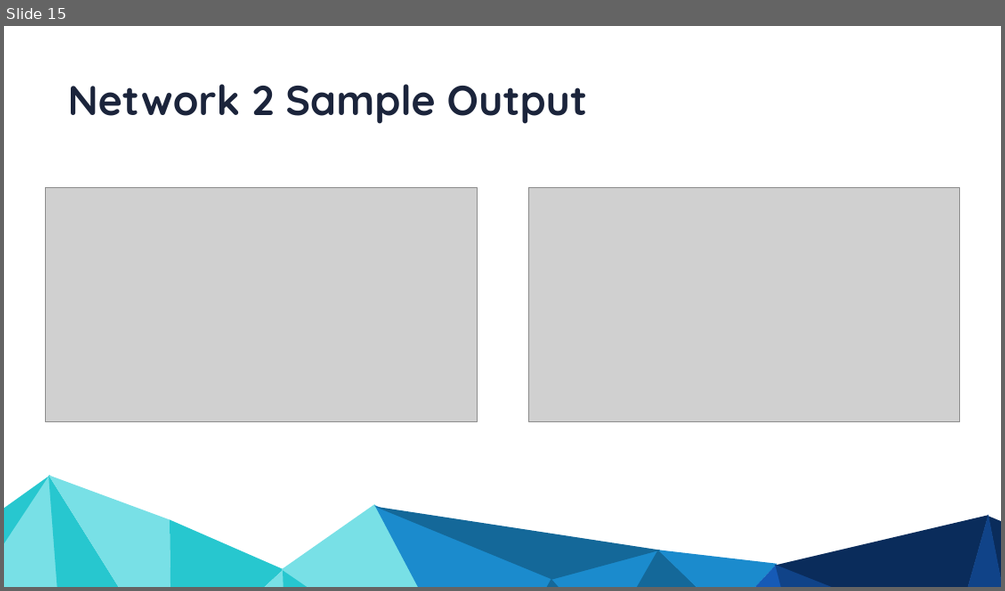
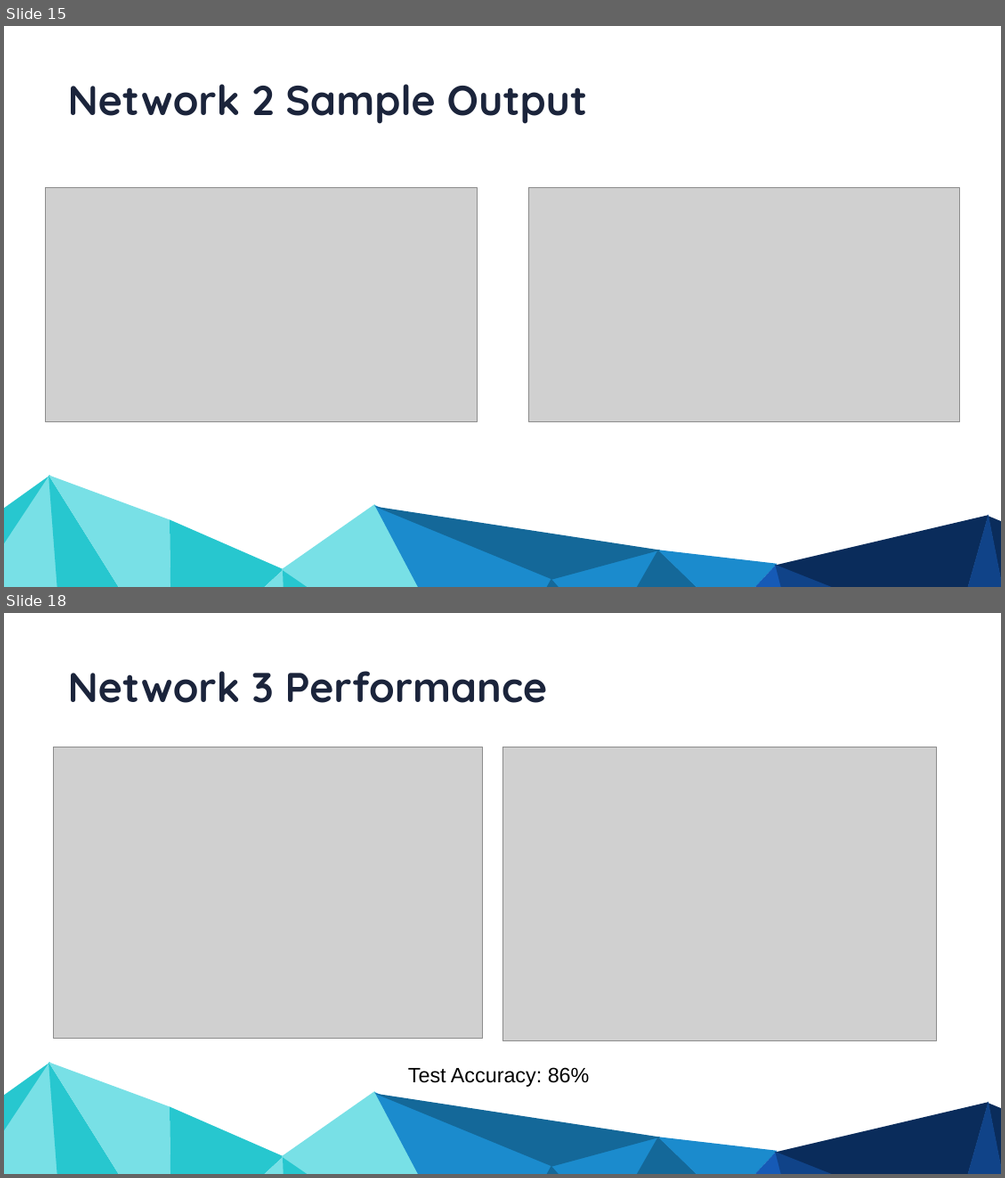
Before and after one commit to NasirKhalid24/Vancouver-Crime-Prediction, a slide deck: Final Presentation.pptx. Shown one above the other, each under a label of ours: slide 15 before the commit, slides 15 and 18 after it; the slides between them are not shown. The pictures are 1005x591 and 1005x1178 pixels, drawn with LibreOffice and Linux fonts; fonts in the diff are those of the drawing; grey boxes stand for pictures. Boxes give left, top, right and bottom in pixels: in the first picture for what was removed or moved away, otherwise in the second. Text is boxed around its words. In the diff, an @@ line names an element or a change of style, - is before the commit and + after.

```diff
--- a/Final Presentation.pptx
+++ b/Final Presentation.pptx
@@ slide 18 added at box(4, 613, 1001, 1174), background #FFFFFF; not listed: 19 template elements that a slide beside it also shows @@
@@ text added at box(68, 671, 547, 703), 80 pt, text #1B243B, bold @@
+Network 3 Performance
@@ picture added at box(54, 747, 482, 1038) @@
@@ picture added at box(502, 747, 937, 1040) @@
@@ text added at box(408, 1067, 590, 1086), 40 pt, text #000000 @@
+Test Accuracy: 86%
```
Also in this commit, not shown: 1 slide changed, 13 other slides added, 2 other files.
